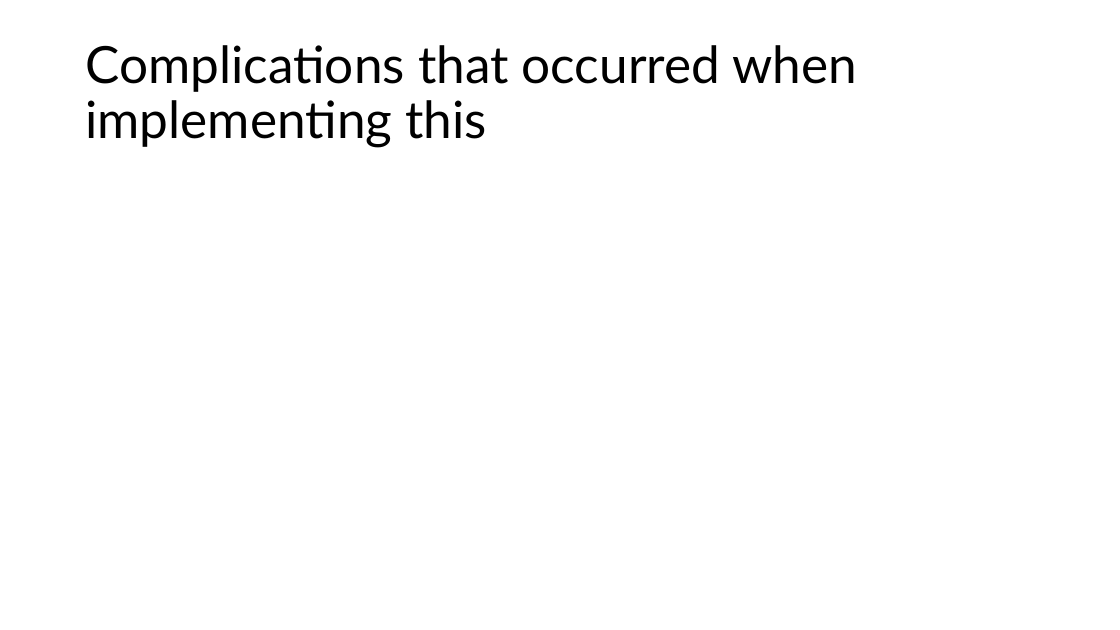
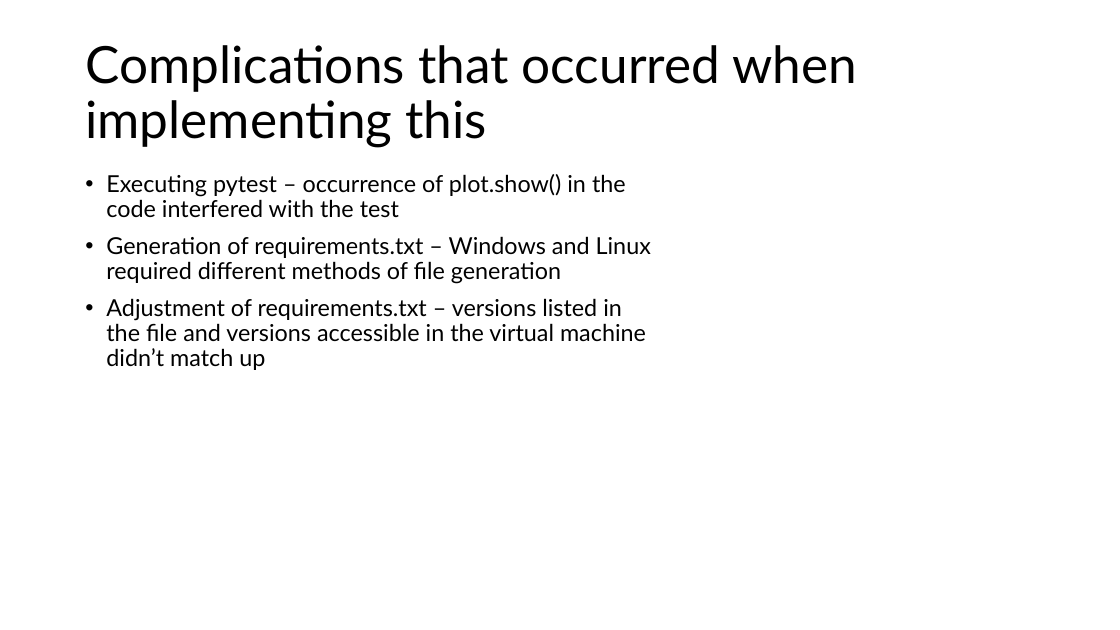
Before and after one commit to haberzdomi/CI-pipeline_project, a slide deck: slide 10 of Präsentation1.pptx. Drawn at 1120x630 pixels with LibreOffice and Linux fonts; fonts in the diff are those of the drawing. Boxes give left, top, right and bottom in pixels: in the first picture for what was removed or moved away, otherwise in the second. Text is boxed around its words. In the diff, an @@ line names an element or a change of style, - is before the commit and + after.

```diff
--- a/Präsentation1.pptx
+++ b/Präsentation1.pptx
@@ text added at bbox=[106, 174, 651, 370], 20 pt, text #000000 @@
+• Executing pytest – occurrence of plot.show() in the code interfered with the test
+• Generation of requirements.txt – Windows and Linux required different methods of file generation
+• Adjustment of requirements.txt – versions listed in the file and versions accessible in the virtual machine didn’t match up
```
Also in this commit, not shown: 3 other slides changed, 2 slides added, 2 slides removed.
